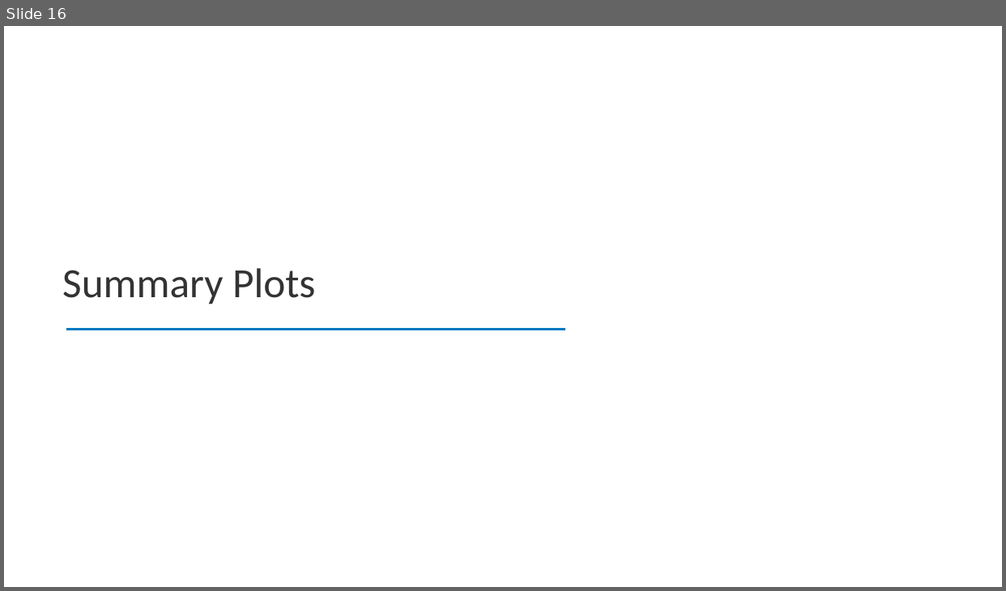
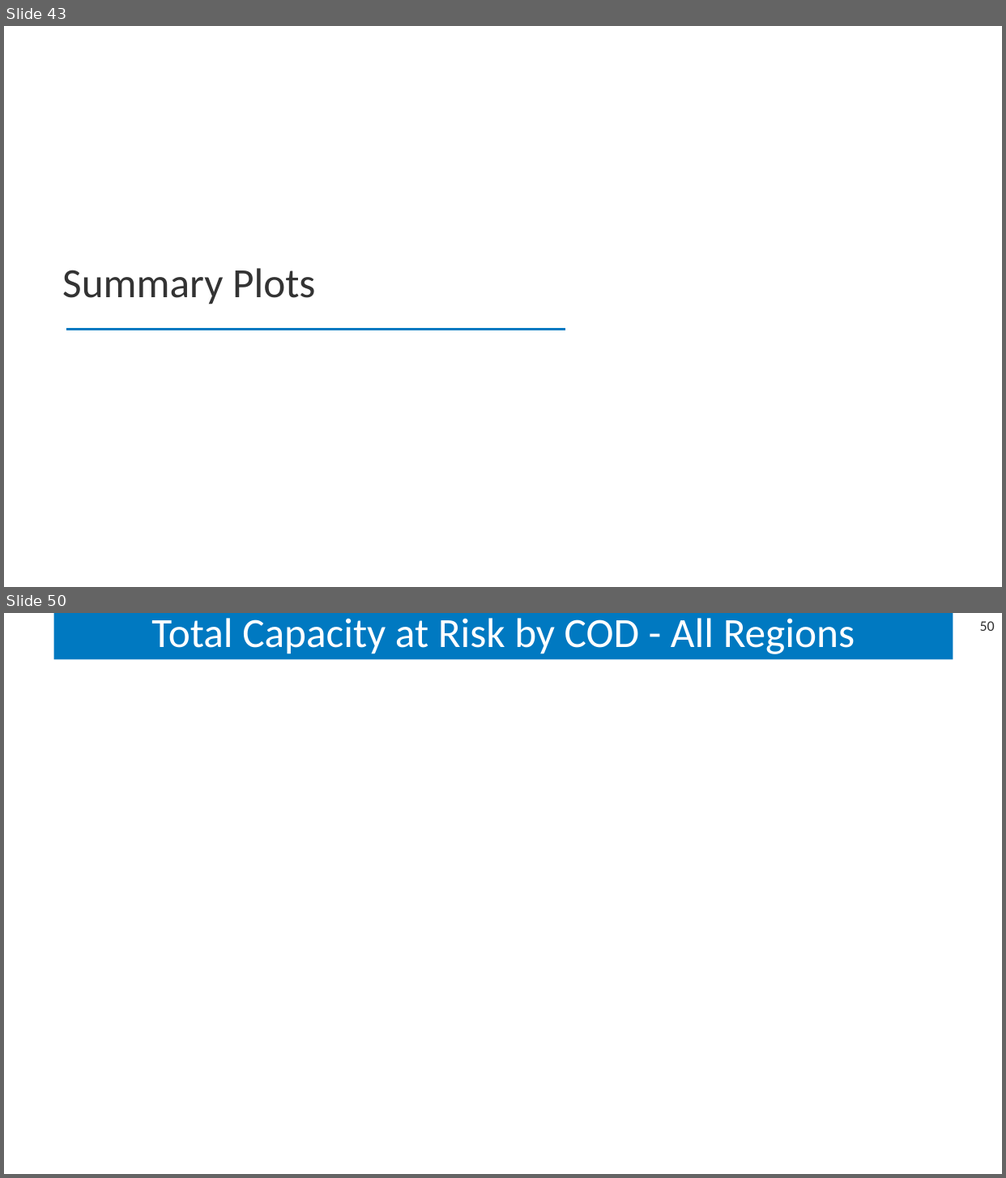
Before and after one commit to sbredenk/CORAL, a slide deck: postprocessing/results/example_atlantic/example_atlantic_results.pptx. Shown one above the other, each under a label of ours: slide 16 before the commit, slides 43 and 50 after it; the slides between them are not shown. The pictures are 1006x591 and 1006x1178 pixels, drawn with LibreOffice and Linux fonts; fonts in the diff are those of the drawing; background and template pictures are left out. Boxes give left, top, right and bottom in pixels: in the first picture for what was removed or moved away, otherwise in the second. Text is boxed around its words. In the diff, an @@ line names an element or a change of style, - is before the commit and + after.

```diff
--- a/postprocessing/results/example_atlantic/example_atlantic_results.pptx
+++ b/postprocessing/results/example_atlantic/example_atlantic_results.pptx
@@ slide 50 added at <box>4,613,1002,1174</box>, background picture (left out) @@
@@ title added at <box>54,613,953,659</box>, fill #0079C1, 40 pt, text #FFFFFF @@
+Total Capacity at Risk by COD - All Regions
@@ page number added at <box>980,621,995,631</box>, 14 pt, text #333333 @@
+50
@@ what was slide 16 is now slide 43 @@
```
Also in this commit, not shown: 39 other slides added, 7 other files.
